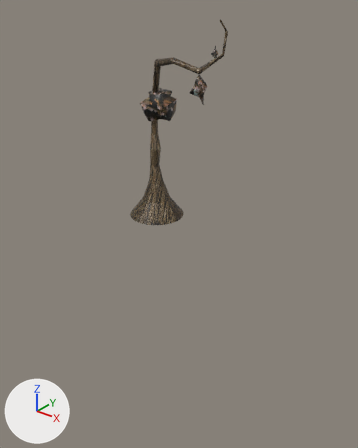
The FBX model Assets/Models/Plants/FluffPlant/FluffPlantDead.fbx: old version first, new version second.
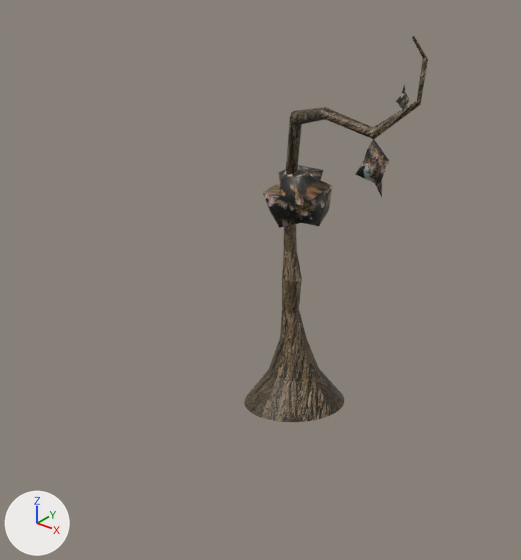
There are two pictures of each version: one whole from a 50 mm lens placed at (1.738, -2.016, 4.106), pointed at (0.65, -0.656, 3.263), one close up on the part from 0% to 78% of the width and 0% to 67% of the height. Arrows for +X, +Y and +Z are at lower left; the lights stay in place.

Objects in the first close-up: 'FluffPlantDead'.
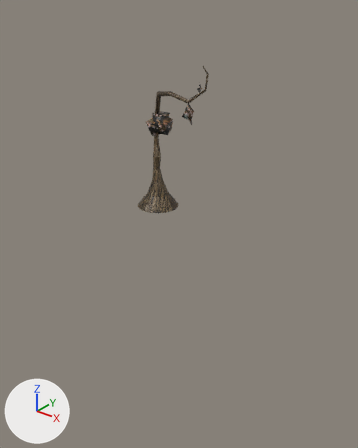
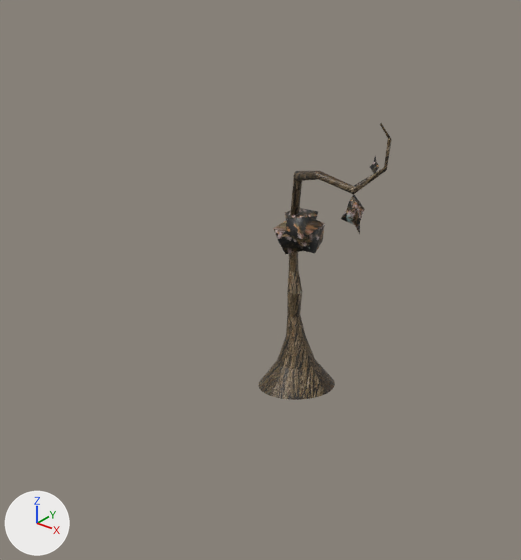
The change, as a list of edits to the scene's bpy script:
```text
Change me_cylinder_005:
    where me_cylinder_005.from_pydata(...)  # 482 vertices, 429 faces; spans x -5.6..10.6, y -7.3..9.4, z -43.5..21.8
    used by ob_fluffplantdead; location = (0.611, -0.708, 3.464); scale = (0.0251, 0.0251, 0.0251)
    me_cylinder_005 part 1: the loose piece of 416 vertices spanning x -5.6..10.6, y -3.8..4.5, z -6.5..21.8 is scaled about the mesh origin by 0.0189
    me_cylinder_005 part 2: the loose piece of 26 vertices spanning x -3.7..2.1, y -1.8..3.9, z 8.3..12.5 is scaled about the mesh origin by 0.0189
    me_cylinder_005 part 3: the loose piece of 12 vertices spanning x 7.5..9.2, y -3.3..-1.8, z 11.9..15.6 is scaled about the mesh origin by 0.0189
    me_cylinder_005 part 4: the loose piece of 12 vertices spanning x 8.6..9.7, y -1.3..-0.1, z 17.4..18.9 is scaled about the mesh origin by 0.0189
Change ob_fluffplantdead:
    ob_fluffplantdead.scale: (0.0251, 0.0251, 0.0251) -> (1.0, 1.0, 1.0)
```

Boxes (x1, y1, x2, y2) around the edits, measured in the close-ups (521 x 560 px; the box of a moved part takes in the faces that stretch with it):
'FluffPlantDead', reshaped, rescaled
    before: (244, 36, 428, 422)
    after: (258, 123, 392, 400)
part 1 of me_cylinder_005, moved or reshaped
    before: (244, 36, 428, 422)
    after: (258, 123, 392, 400)
part 2 of me_cylinder_005, moved or reshaped
    before: (262, 165, 332, 228)
    after: (273, 208, 325, 254)
part 3 of me_cylinder_005, moved or reshaped
    before: (355, 139, 389, 197)
    after: (341, 194, 365, 234)
part 4 of me_cylinder_005, moved or reshaped
    before: (396, 85, 410, 109)
    after: (370, 155, 379, 173)
